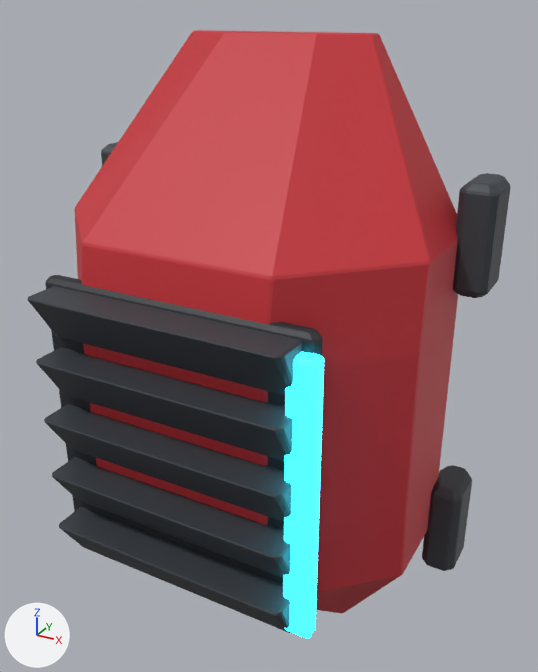
Two versions of the FBX model Assets/Resources/ClamshellMeshes/CalfBack_Set03_Overclock.fbx, one commit apart.
Camera for both pictures: a 50 mm lens placed at (0.392, -0.746, 0.387), pointed at (0.025, -0.08, 0.054). Every picture has the same lights, and +X, +Y and +Z are marked at lower left. The first picture is the older version. Where no turn or scale is listed for an object, it has been applied to the vertices.

In view in the first picture: 'CalfBack_Set03_Overclock'.
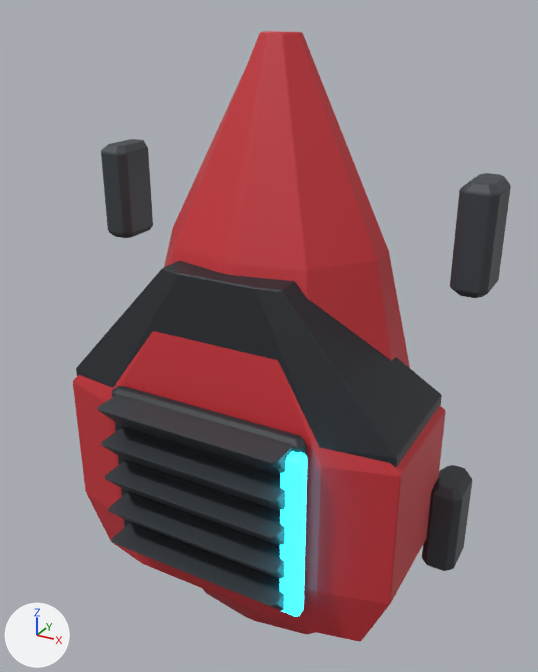
Boxes (x1, y1, x2, y2) around the edits, measured in the pictures (538 x 672 px; the box of a moved part takes in the faces that stretch with it):
'CalfBack_Set03_Overclock', reshaped (9% narrower): before (28, 30, 510, 639); after (73, 31, 511, 642)
part 1 of me_calfback_set03_overclock_001, moved or reshaped: before (59, 507, 291, 633); after (111, 524, 284, 611)
part 2 of me_calfback_set03_overclock_001, moved or reshaped: before (52, 457, 291, 578); after (108, 493, 284, 578)
part 3 of me_calfback_set03_overclock_001, moved or reshaped: before (44, 404, 292, 522); after (105, 462, 285, 545)
part 4 of me_calfback_set03_overclock_001, moved or reshaped: before (36, 347, 293, 461); after (101, 429, 285, 511)
part 5 of me_calfback_set03_overclock_001, moved or reshaped: before (28, 286, 302, 395); after (98, 394, 293, 475)
part 6 of me_calfback_set03_overclock_001, rebuilt (36% narrower): before (74, 30, 458, 614); after (164, 31, 410, 634)
part 7 of me_calfback_set03_overclock_001, added: after (112, 386, 307, 581)
part 8 of me_calfback_set03_overclock_001, added (cyan): after (280, 451, 307, 617)
part 9 of me_calfback_set03_overclock_001, added (black): after (76, 260, 442, 467)
part 10 of me_calfback_set03_overclock_001, added (red): after (73, 331, 446, 642)
part 11 of me_calfback_set03_overclock_001, deleted (cyan): before (283, 351, 324, 639)
part 12 of me_calfback_set03_overclock_001, deleted: before (45, 275, 323, 584)
part 13 of me_calfback_set03_overclock_001, moved or reshaped (mostly hidden before): before (101, 142, 118, 166); after (101, 139, 153, 238)
part 14 of me_calfback_set03_overclock_001, moved or reshaped: before (453, 173, 510, 298); after (450, 173, 511, 298)

The change, as a diff of the scene's bpy script:
```diff
--- a/Assets/Resources/ClamshellMeshes/CalfBack_Set03_Overclock.fbx.py
+++ b/Assets/Resources/ClamshellMeshes/CalfBack_Set03_Overclock.fbx.py
@@ me_calfback_set03_overclock_001 @@
 # used by ob_calfback_set03_overclock; location = (0.0, 0.0, 0.0)
-me_calfback_set03_overclock_001.from_pydata(...)  # 752 vertices, 780 faces; spans x -0.245..0.245, y -0.27..0.03, z -0.365..0.365
+me_calfback_set03_overclock_001.from_pydata(...)  # 858 vertices, 884 faces; spans x -0.245..0.245, y -0.222..0.03, z -0.365..0.365
+# me_calfback_set03_overclock_001 part 1: the loose piece of 32 vertices spanning x -0.14..0.14, y -0.27..-0.228, z -0.19..-0.137 is scaled about its middle by (0.783, 0.935, 0.651), then moved by (0.0, 0.046, -0.034)
+# me_calfback_set03_overclock_001 part 2: the loose piece of 32 vertices spanning x -0.14..0.14, y -0.27..-0.228, z -0.123..-0.069 is scaled about its middle by (0.783, 0.935, 0.651), then moved by (0.0, 0.046, -0.057)
+# me_calfback_set03_overclock_001 part 3: the loose piece of 32 vertices spanning x -0.14..0.14, y -0.27..-0.228, z -0.056..-0.002 is scaled about its middle by (0.783, 0.935, 0.651), then moved by (0.0, 0.046, -0.08)
+# me_calfback_set03_overclock_001 part 4: the loose piece of 32 vertices spanning x -0.14..0.14, y -0.27..-0.228, z 0.011..0.065 is scaled about its middle by (0.783, 0.935, 0.651), then moved by (0.0, 0.046, -0.104)
+# me_calfback_set03_overclock_001 part 5: the loose piece of 32 vertices spanning x -0.14..0.14, y -0.27..-0.228, z 0.078..0.132 is scaled about its middle by (0.783, 0.935, 0.651), then moved by (0.0, 0.046, -0.127)
+# me_calfback_set03_overclock_001 part 6: the loose piece of 88 vertices spanning x -0.21..0.21, y -0.233..0.0, z -0.365..0.365 is rebuilt with 82 vertices and now spans x -0.172..0.172, y -0.172..0.0, z -0.365..0.365
+# me_calfback_set03_overclock_001 part 7: a new loose piece of 84 vertices spanning x -0.122..0.122, y -0.186..-0.172, z -0.219..0.0, in mat_dark (black #23272d)
+# me_calfback_set03_overclock_001 part 8: a new loose piece of 84 vertices spanning x 0.102..0.127, y -0.2..-0.183, z -0.208..-0.011, in mat_glow (cyan #27e5ff, glowing cyan #27e5ff)
+# me_calfback_set03_overclock_001 part 9: a new loose piece of 56 vertices spanning x -0.204..0.204, y -0.167..0.0, z -0.245..0.135, in mat_dark (black #23272d)
+# me_calfback_set03_overclock_001 part 10: a new loose piece of 56 vertices spanning x -0.21..0.21, y -0.172..0.0, z -0.263..0.117, in mat_shell (red #c83038)
+# me_calfback_set03_overclock_001 part 11: the loose piece of 84 vertices spanning x 0.131..0.162, y -0.246..-0.228, z -0.18..0.122 is deleted
+# me_calfback_set03_overclock_001 part 12: the loose piece of 84 vertices spanning x -0.155..0.155, y -0.231..-0.216, z -0.197..0.139 is deleted
+# me_calfback_set03_overclock_001 part 13: 58 vertices removed from x -0.245..-0.205, y -0.03..0.03, z 0.117..0.234; 58 vertices added at x -0.245..-0.205, y -0.03..0.03, z 0.117..0.234
+# me_calfback_set03_overclock_001 part 14: 58 vertices removed from x 0.205..0.245, y -0.03..0.03, z 0.117..0.234; 58 vertices added at x 0.205..0.245, y -0.03..0.03, z 0.117..0.234
+# other edits to the shape of me_calfback_set03_overclock_001 do not show in these pictures
 me_calfback_set03_overclock_001.materials.append(mat_shell)
```
